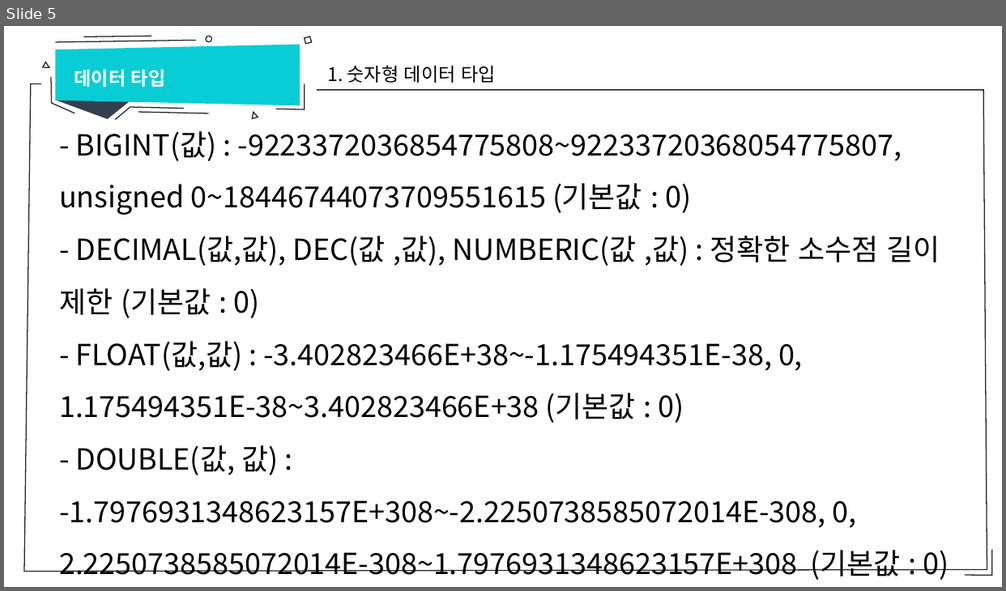
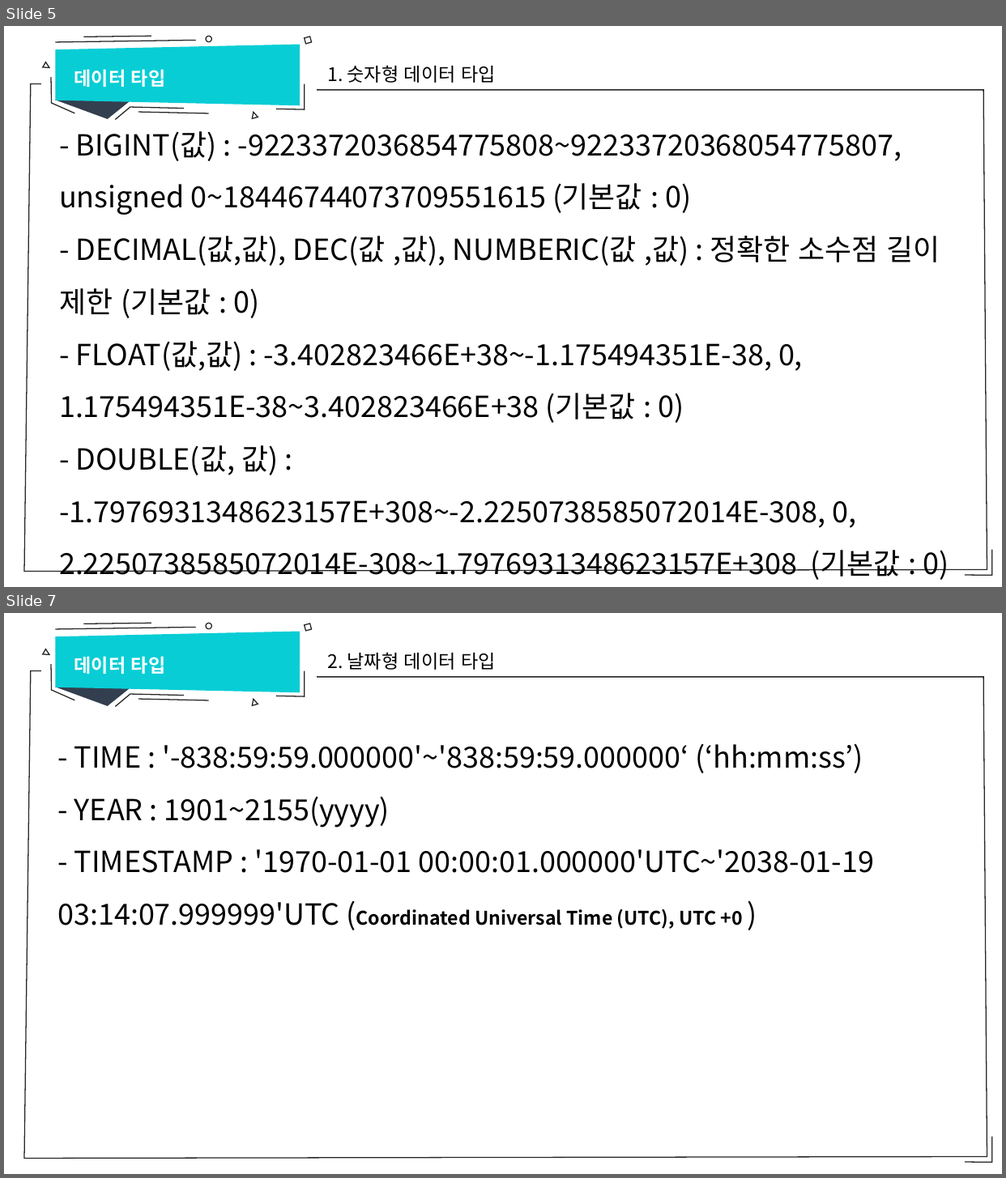
Before and after one commit to sumn-2020/lecture, a slide deck: database/5-1강 mysqlDataType.pptx. Shown one above the other, each under a label of ours: slide 5 before the commit, slides 5 and 7 after it; the slides between them are not shown. The pictures are 1006x591 and 1006x1178 pixels, drawn with LibreOffice and Linux fonts; fonts in the diff are those of the drawing. Boxes give left, top, right and bottom in pixels: in the first picture for what was removed or moved away, otherwise in the second. Text is boxed around its words. In the diff, an @@ line names an element or a change of style, - is before the commit and + after.

```diff
--- a/database/5-1강 mysqlDataType.pptx
+++ b/database/5-1강 mysqlDataType.pptx
@@ slide 7 added at (4, 613, 1002, 1174), background #FFFFFF; not listed: 14 template elements that a slide beside it also shows @@
@@ text added at (74, 656, 166, 674), 18 pt, text #FFFFFF, bold @@
+데이터 타입
@@ text added at (327, 652, 496, 670), 18 pt, text #000000 @@
+2. 날짜형 데이터 타입
@@ text added at (57, 743, 875, 929), 28 pt, text #000000 @@
+- TIME : '-838:59:59.000000'~'838:59:59.000000‘ (‘hh:mm:ss’)
+- YEAR : 1901~2155(yyyy)
+- TIMESTAMP : '1970-01-01 00:00:01.000000'UTC~'2038-01-19 03:14:07.999999'UTC (Coordinated Universal Time (UTC), UTC +0 )
```
Also in this commit, not shown: 2 other slides added, 4 other files.
